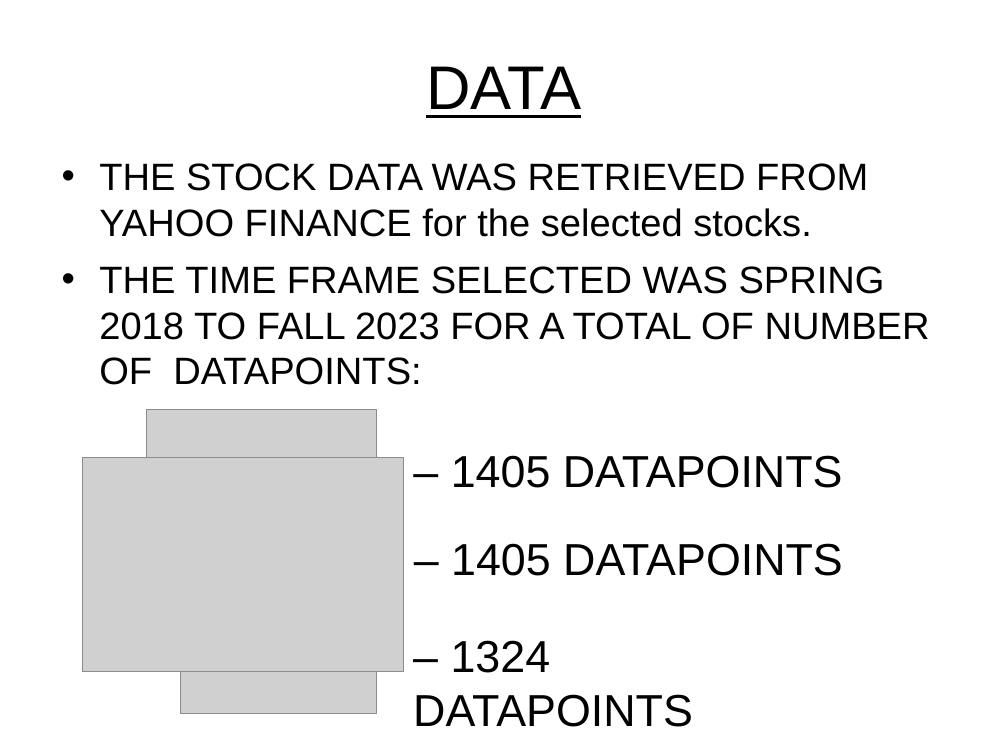
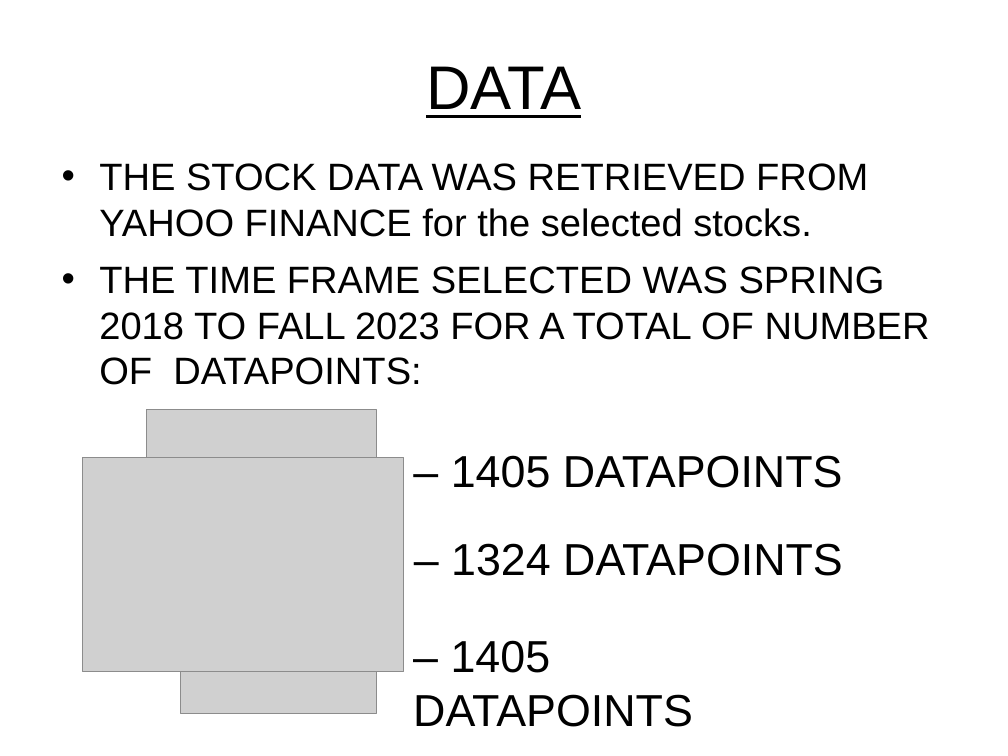
Before and after one commit to dadario10/Data_Modeling_Project, a slide deck: slide 6 of PowerPoint/Project 4 - SM Prediction.ppt (slide 5 before the commit). Drawn at 1008x756 pixels with LibreOffice and Linux fonts; fonts in the diff are those of the drawing; grey boxes stand for pictures; background and template pictures are left out. Boxes give left, top, right and bottom in pixels: in the first picture for what was removed or moved away, otherwise in the second. Text is boxed around its words. In the diff, an @@ line names an element or a change of style, - is before the commit and + after.

```diff
--- a/PowerPoint/Project 4 - SM Prediction.ppt
+++ b/PowerPoint/Project 4 - SM Prediction.ppt
@@ text "– 1324 DATAPOINTS" moved from (x1=413, y1=640, x2=693, y2=727) to (x1=451, y1=543, x2=843, y2=576) @@
@@ text "– 1324 DATAPOINTS" at (x1=451, y1=543, x2=843, y2=576): list level 2 to 1 in "– 1324 DATAPOINTS" @@
@@ text "– 1405 DATAPOINTS" moved from (x1=451, y1=543, x2=843, y2=576) to (x1=413, y1=640, x2=693, y2=727) @@
@@ text "– 1405 DATAPOINTS" at (x1=413, y1=640, x2=693, y2=727): list level 1 to 2 in "– 1405 DATAPOINTS" @@
```
Also in this commit, not shown: 3 other slides changed, 27 slides added, 2 slides removed.
